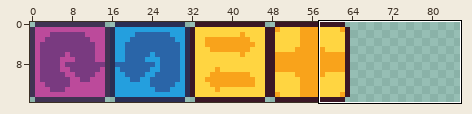
Two versions of one sprite sheet, assets/images/actions/rotate.png. The picture above shows the old version from afar; the outline marks the close-up.
Close-up. Before the edit:
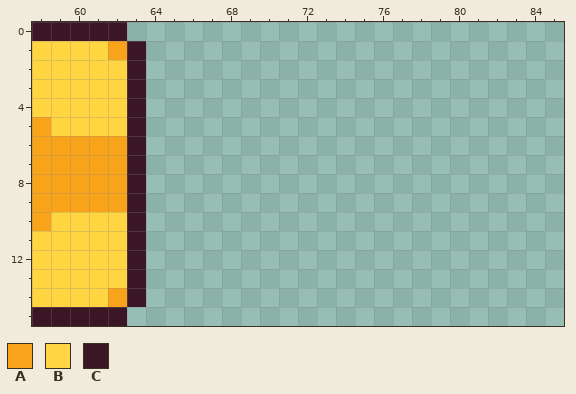
The file is 160x16 pixels. Shown: x 58..85, y 0..15. The wide view leaves out empty margins.
Palette (. is transparent): A #f9a31b  B #ffd541  C #3b1725
Pixels before, first column x 58:
 0 CCCCC.
 1 BBBBAC
 2 BBBBBC
 3 BBBBBC
 4 BBBBBC
 5 ABBBBC
 6 AAAAAC
 7 AAAAAC
 8 AAAAAC
 9 AAAAAC
10 ABBBBC
11 BBBBBC
12 BBBBBC
13 BBBBBC
14 BBBBAC
15 CCCCC.
After the commit:
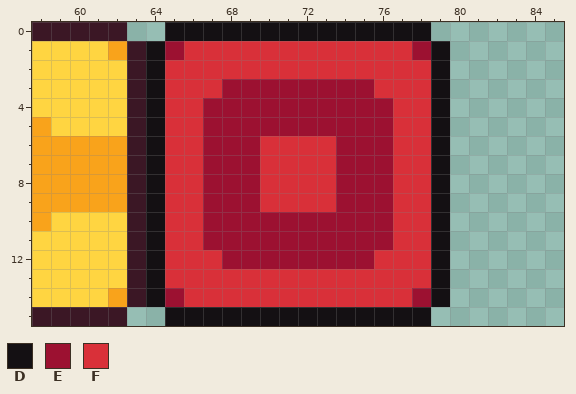
Colours new in this view: D #141013  E #9c1131  F #d93039
Change:
Colour D is added in row 0 at x 65 to 78; in rows 1 to 14 at x 64 and 79; in row 15 at x 65 to 78.
Colour E is added in row 1 at x 65 and 78; in row 3 at x 68 to 75; in rows 4 to 5 at x 67 to 76; in rows 6 to 9 at x 67 to 69 and 74 to 76; in rows 10 to 11 at x 67 to 76; in row 12 at x 68 to 75.
Colour E is added in row 14 at x 65 and 78.
Colour F is added in row 1 at x 66 to 77; in row 2 at x 65 to 78; in row 3 at x 65 to 67 and 76 to 78; in rows 4 to 5 at x 65 to 66 and 77 to 78; in rows 6 to 9 at x 65 to 66, 70 to 73 and 77 to 78; in rows 10 to 11 at x 65 to 66 and 77 to 78.
Colour F is added in row 12 at x 65 to 67 and 76 to 78; in row 13 at x 65 to 78; in row 14 at x 66 to 77.
Boxes around the changes in both close-ups, in picture pixels (x1, y1, x2, y2):
added: (146, 22, 450, 326)
